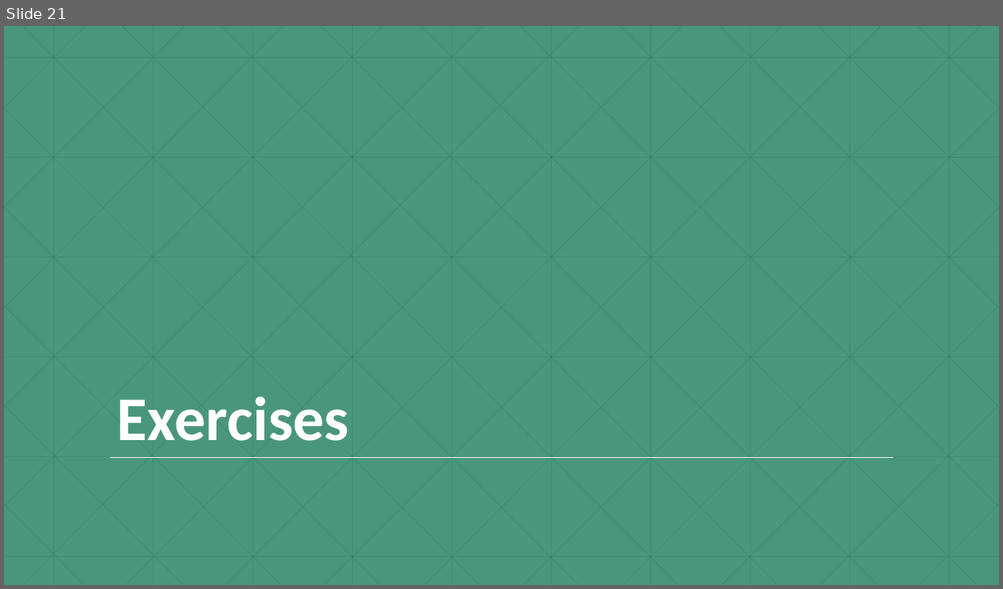
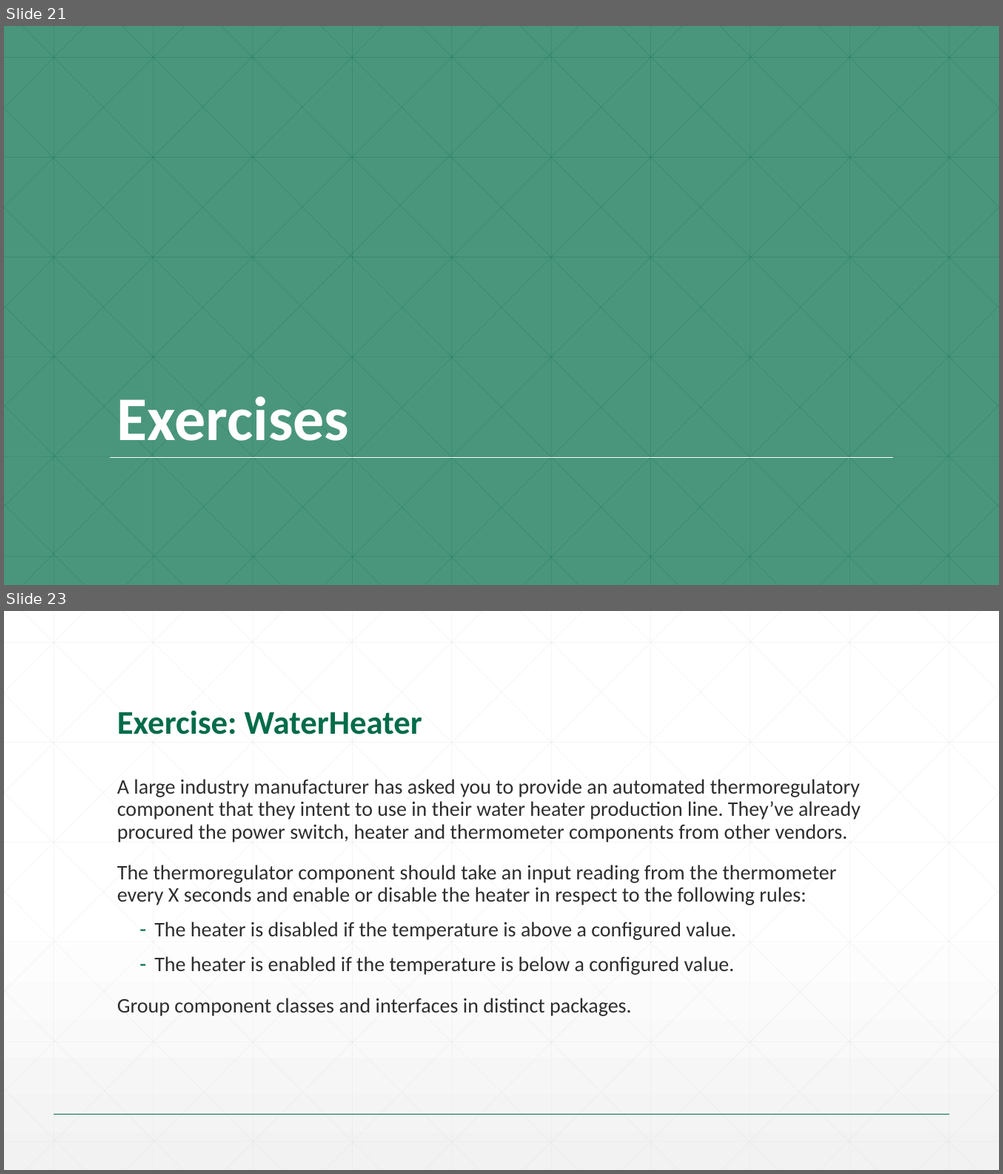
Before and after one commit to SrinS/svs-talent, a slide deck: 01. Java SE/Slides/13. SOLID principles.pptx. Shown one above the other, each under a label of ours: slide 21 before the commit, slides 21 and 23 after it; the slides between them are not shown. The pictures are 1003x589 and 1003x1174 pixels, drawn with LibreOffice and Linux fonts; fonts in the diff are those of the drawing; background and template pictures are left out. Boxes give left, top, right and bottom in pixels: in the first picture for what was removed or moved away, otherwise in the second. Text is boxed around its words. In the diff, an @@ line names an element or a change of style, - is before the commit and + after.

```diff
--- a/01. Java SE/Slides/13. SOLID principles.pptx
+++ b/01. Java SE/Slides/13. SOLID principles.pptx
@@ slide 23 added at <box>4,611,999,1170</box>, background gradient #FFFFFF to #F2F2F2 @@
@@ title added at <box>117,710,422,735</box>, 32 pt, text #016C48, bold @@
+Exercise: WaterHeater
@@ text added at <box>117,779,860,1017</box>, 20 pt, text #2D2E2D @@
+A large industry manufacturer has asked you to provide an automated thermoregulatory component that they intent to use in their water heater production line. They’ve already procured the power switch, heater and thermometer components from other vendors.
+The thermoregulator component should take an input reading from the thermometer every X seconds and enable or disable the heater in respect to the following rules:
+  – The heater is disabled if the temperature is above a configured value.
+  – The heater is enabled if the temperature is below a configured value.
+Group component classes and interfaces in distinct packages.
@@ group added at <box>4,611,999,1170</box>: 46 lines @@
@@ line added from (54, 1115) to (949, 1115), #016C48 1 pt @@
```
Also in this commit, not shown: 1 slide changed.
